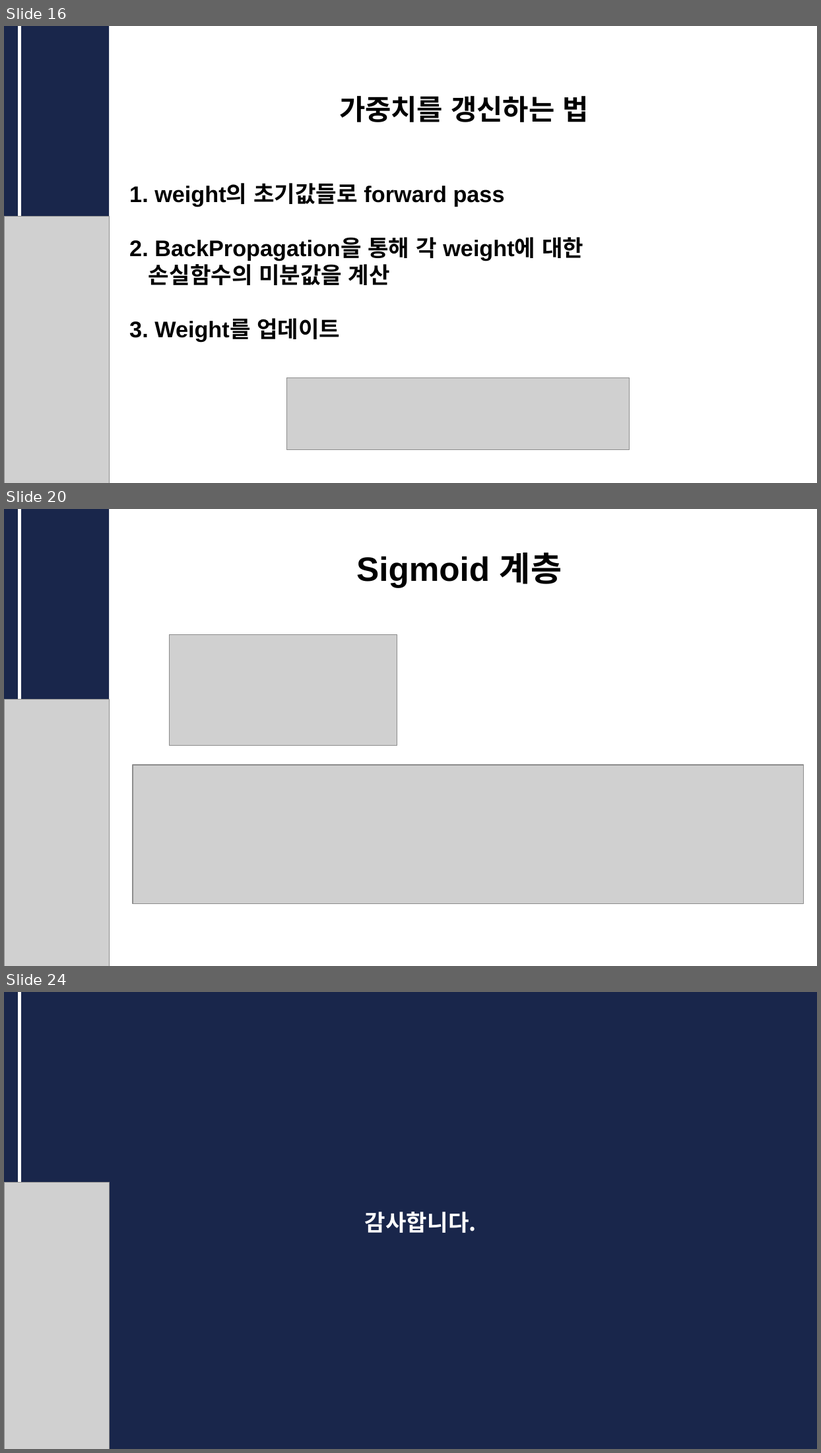
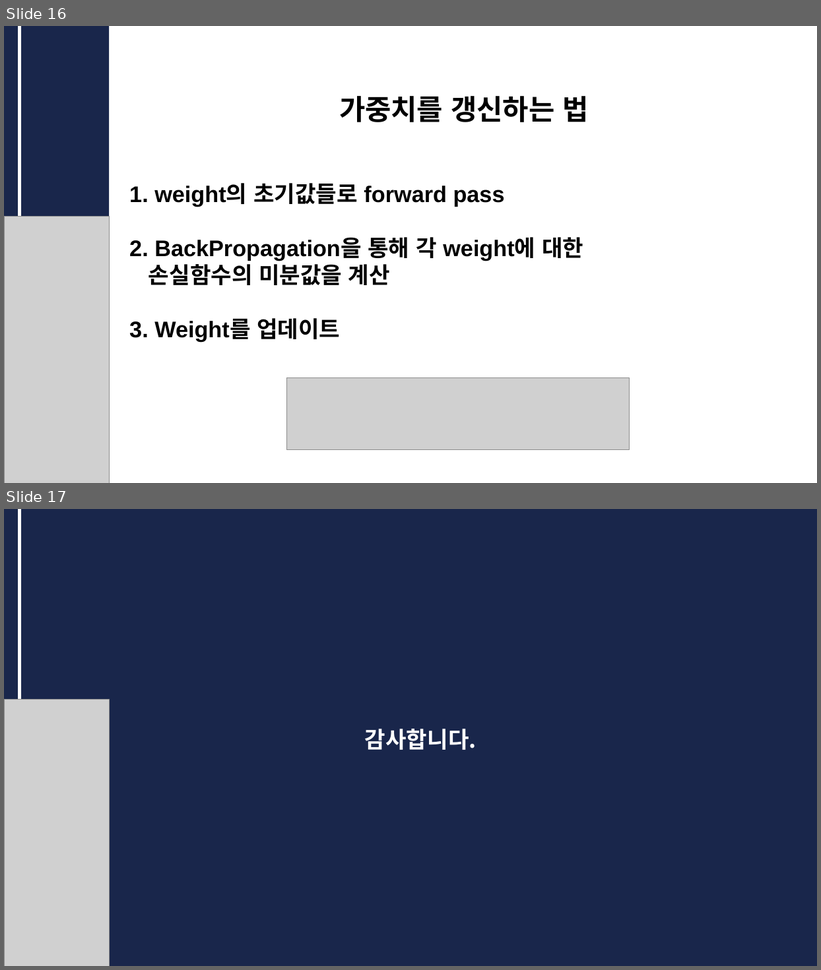
Before and after one commit to CUAI-CAU/2023-1_Study_DLfromScratch1, a slide deck: 발표자료/CUAI_딥러닝__0523.pptx. Shown one above the other, each under a label of ours: slides 16, 20 and 24 before the commit, slides 16 and 17 after it; the slides between them are not shown. The pictures are 821x1453 and 821x970 pixels, drawn with LibreOffice and Linux fonts; fonts in the diff are those of the drawing; grey boxes stand for pictures. Boxes give left, top, right and bottom in pixels: in the first picture for what was removed or moved away, otherwise in the second. Text is boxed around its words. In the diff, an @@ line names an element or a change of style, - is before the commit and + after.

```diff
--- a/발표자료/CUAI_딥러닝__0523.pptx
+++ b/발표자료/CUAI_딥러닝__0523.pptx
@@ slide 20 removed at (x1=4, y1=509, x2=817, y2=966), background #FFFFFF @@
@@ rectangle removed at (x1=4, y1=509, x2=109, y2=966) @@
@@ line removed from (19, 509) to (19, 700) @@
@@ text removed at (x1=356, y1=553, x2=562, y2=588) @@
-Sigmoid 계층
@@ picture removed at (x1=169, y1=634, x2=397, y2=746) @@
@@ picture removed at (x1=4, y1=700, x2=108, y2=966) @@
@@ picture removed at (x1=133, y1=765, x2=803, y2=904) @@
@@ what was slide 24 is now slide 17 @@
```
Also in this commit, not shown: 4 slides changed, 6 other slides removed.
